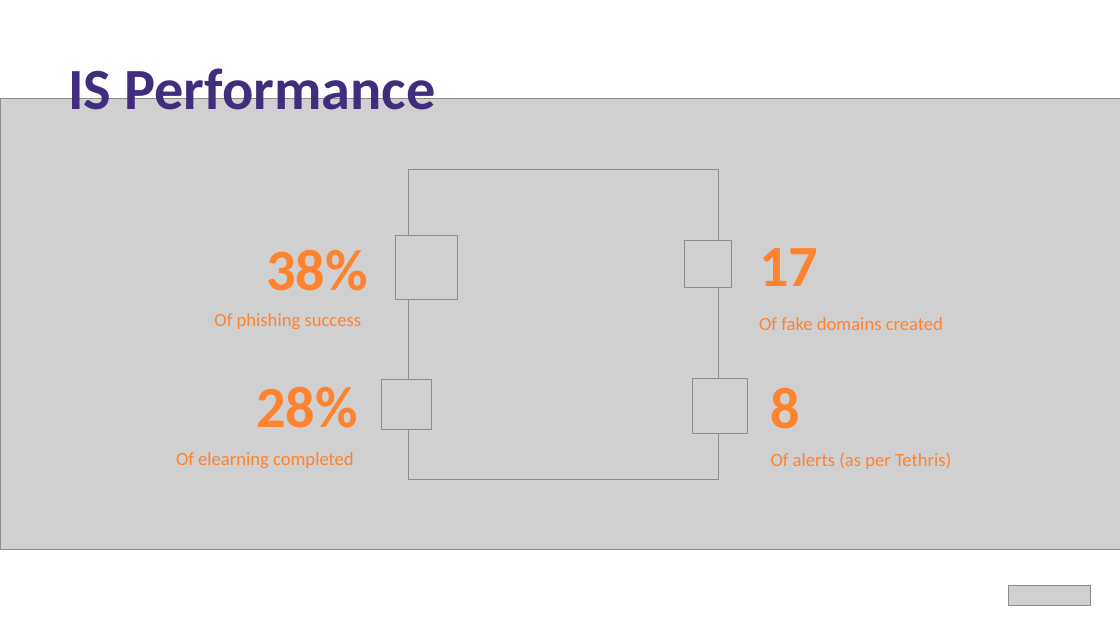
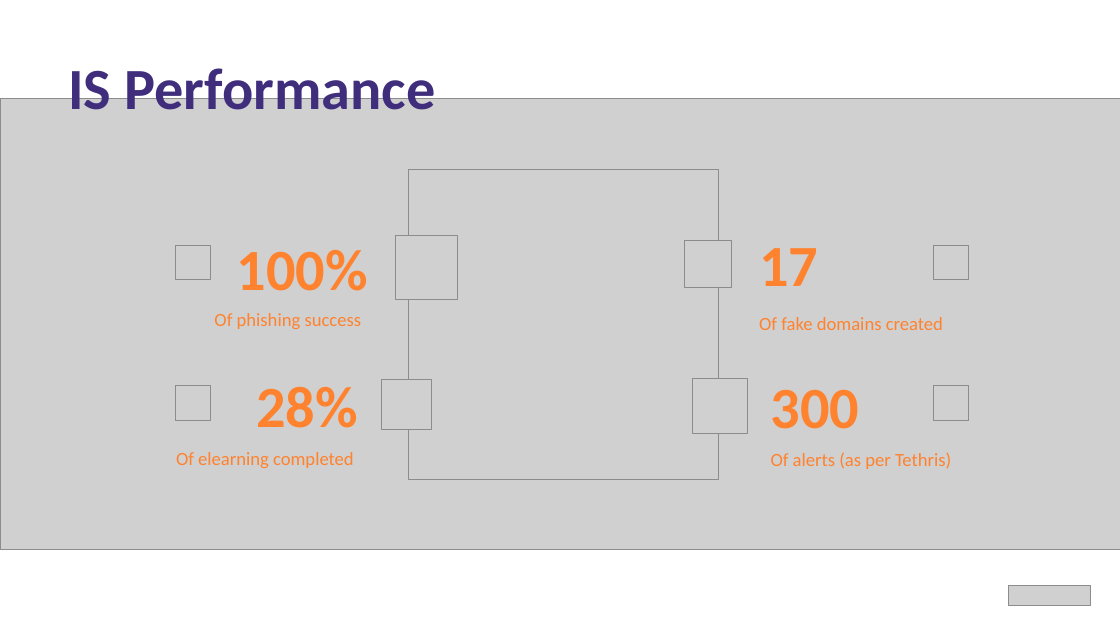
Before and after one commit to Jintus/powerpoint-generator, a slide deck: slide 4 of build/assets/KPI.pptx. Drawn at 1120x630 pixels with LibreOffice and Linux fonts; fonts in the diff are those of the drawing; grey boxes stand for pictures. Boxes give left, top, right and bottom in pixels: in the first picture for what was removed or moved away, otherwise in the second. Text is boxed around its words. In the diff, an @@ line names an element or a change of style, - is before the commit and + after.

```diff
--- a/build/assets/KPI.pptx
+++ b/build/assets/KPI.pptx
@@ picture added at bbox=[175, 245, 210, 281] @@
@@ text at bbox=[237, 250, 368, 291]: text changed @@
-38%
+100%
@@ picture added at bbox=[933, 245, 969, 281] @@
@@ picture added at bbox=[175, 385, 210, 420] @@
@@ picture added at bbox=[933, 385, 969, 420] @@
@@ text at bbox=[771, 390, 860, 429]: text changed @@
-8
+300
```
Also in this commit, not shown: 1 other slide changed, 1 slide removed, 23 other files.
